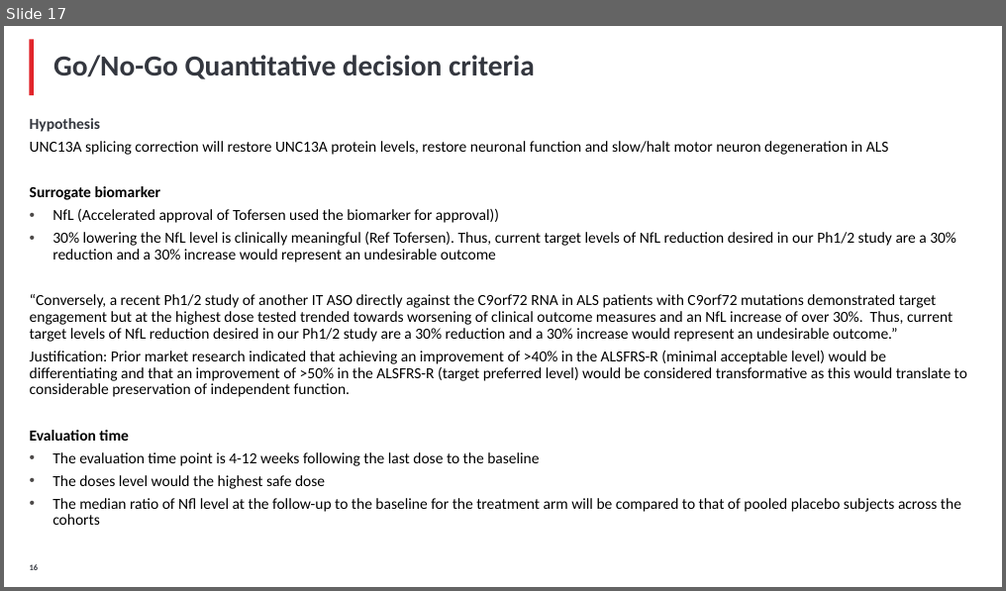
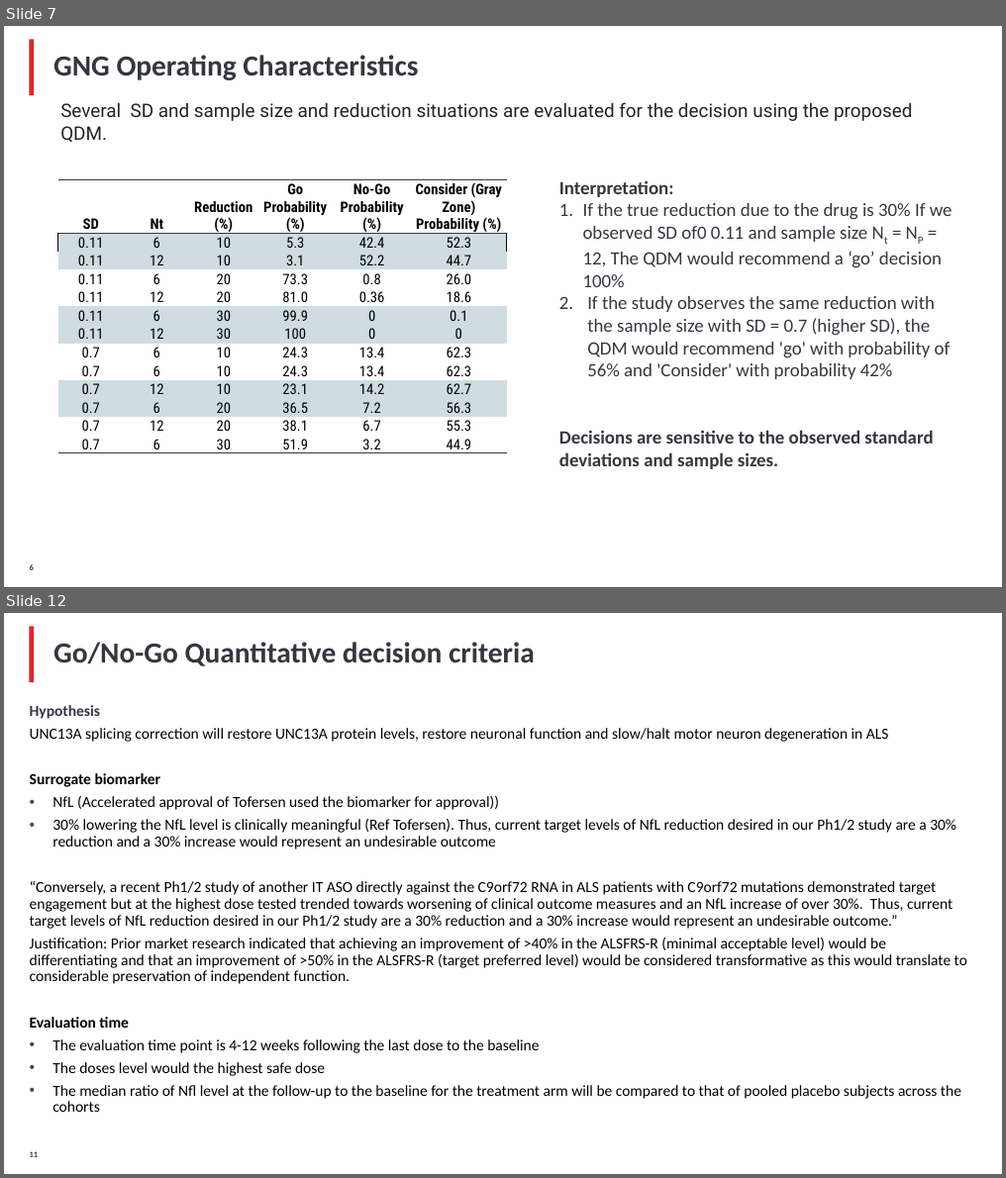
Before and after one commit to YushufSharker/ALS, a slide deck: OutputDocuments/ALS_Slide_deck_STAT.pptx. Shown one above the other, each under a label of ours: slide 17 before the commit, slides 7 and 12 after it; the slides between them are not shown. The pictures are 1006x591 and 1006x1178 pixels, drawn with LibreOffice and Linux fonts; fonts in the diff are those of the drawing; background and template pictures are left out. Boxes give left, top, right and bottom in pixels: in the first picture for what was removed or moved away, otherwise in the second. Text is boxed around its words. In the diff, an @@ line names an element or a change of style, - is before the commit and + after.

```diff
--- a/OutputDocuments/ALS_Slide_deck_STAT.pptx
+++ b/OutputDocuments/ALS_Slide_deck_STAT.pptx
@@ slide 7 added at (4, 26, 1002, 587), background #FFFFFF; not listed: 1 template element that a slide beside it also shows @@
@@ title added at (54, 55, 418, 80), 28 pt, text #34373F, bold @@
+GNG Operating Characteristics
@@ text added at (60, 102, 912, 142), 18 pt, text #242424 @@
+Several SD and sample size and reduction situations are evaluated for the decision using the proposed QDM.
@@ table added at (57, 180, 507, 458), 13 rows, 6 columns @@
+SD | Nt | Reduction (%) | Go Probability (%) | No-Go Probability (%) | Consider (Gray Zone) Probability (%)
+0.11 | 6 | 10 | 5.3 | 42.4 | 52.3
+0.11 | 12 | 10 | 3.1 | 52.2 | 44.7
+0.11 | 6 | 20 | 73.3 | 0.8 | 26.0
+0.11 | 12 | 20 | 81.0 | 0.36 | 18.6
+0.11 | 6 | 30 | 99.9 | 0 | 0.1
+0.11 | 12 | 30 | 100 | 0 | 0
+0.7 | 6 | 10 | 24.3 | 13.4 | 62.3
+0.7 | 6 | 10 | 24.3 | 13.4 | 62.3
+0.7 | 12 | 10 | 23.1 | 14.2 | 62.7
+0.7 | 6 | 20 | 36.5 | 7.2 | 56.3
+0.7 | 12 | 20 | 38.1 | 6.7 | 55.3
+0.7 | 6 | 30 | 51.9 | 3.2 | 44.9
@@ text added at (559, 180, 952, 470), 18 pt, text #34373F @@
+Interpretation:
+1. If the true reduction due to the drug is 30% If we observed SD of0 0.11 and sample size Nt = NP = 12, The QDM would recommend a ‘go’ decision 100%
+2. If the study observes the same reduction with the sample size with SD = 0.7 (higher SD), the QDM would recommend 'go' with probability of 56% and 'Consider' with probability 42%
+Decisions are sensitive to the observed standard deviations and sample sizes.
@@ page number added at (30, 565, 34, 570), 8 pt, text #34373F, bold @@
+6
@@ what was slide 17 is now slide 12 @@
```
Also in this commit, not shown: 8 slides changed, 5 other slides added, 13 slides removed, 2 other files.
